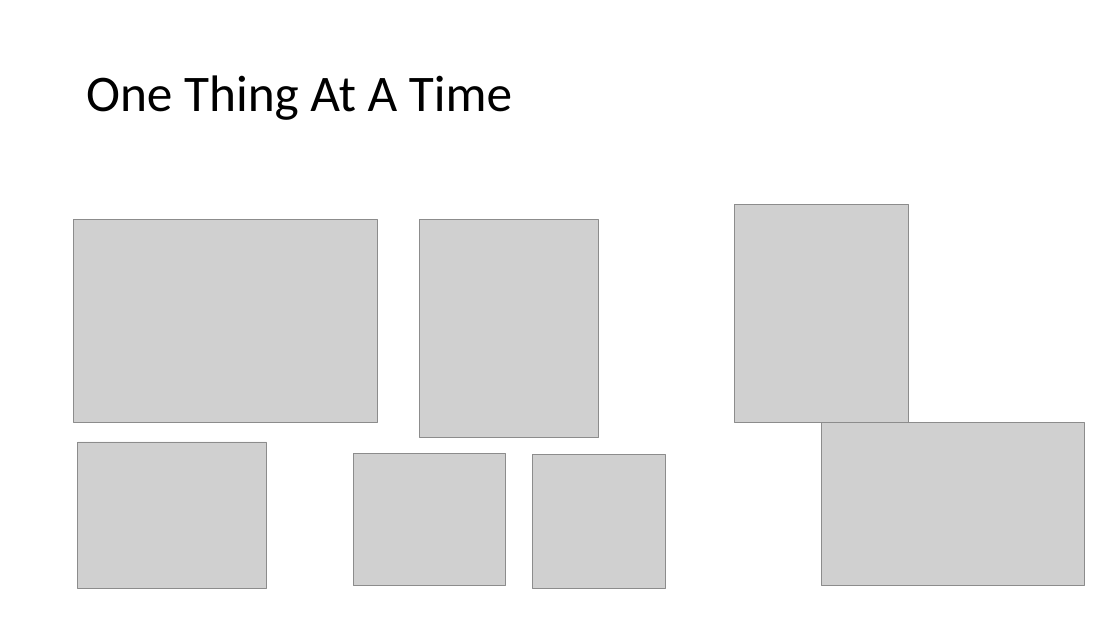
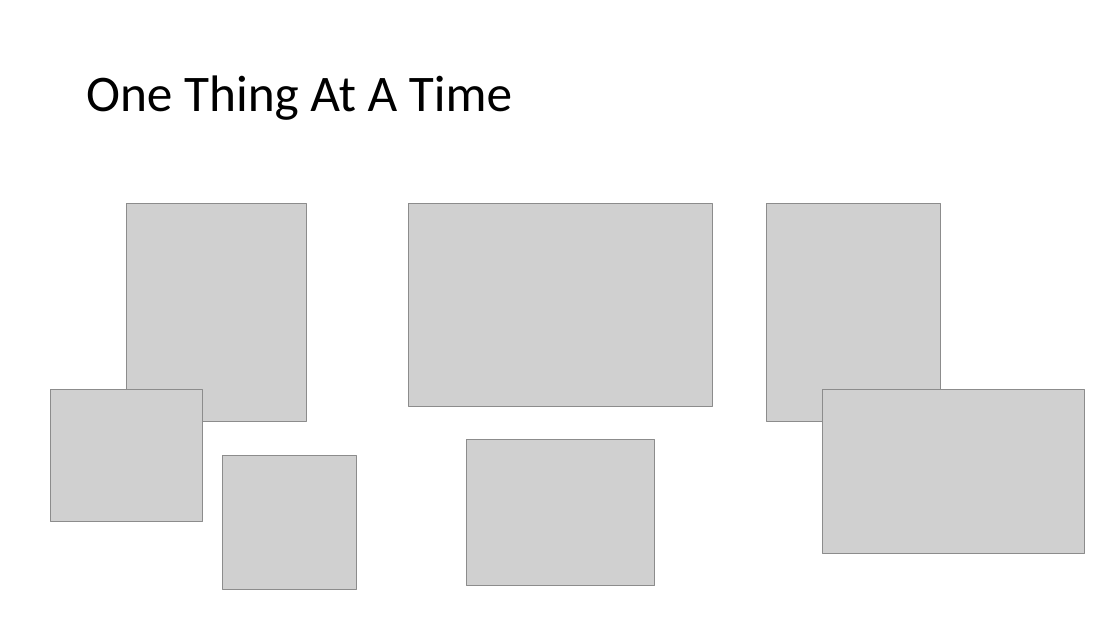
Before and after one commit to jamessdixon/REPL-Driven-Development, a slide deck: slide 8 of REPL-Driven-Development.pptx. Drawn at 1120x630 pixels with LibreOffice and Linux fonts; fonts in the diff are those of the drawing; grey boxes stand for pictures. Boxes give left, top, right and bottom in pixels: in the first picture for what was removed or moved away, otherwise in the second. Text is boxed around its words. In the diff, an @@ line names an element or a change of style, - is before the commit and + after.

```diff
--- a/REPL-Driven-Development.pptx
+++ b/REPL-Driven-Development.pptx
@@ picture: place and size @@
-picture at <box>419,220,599,438</box>
+picture at <box>127,203,307,421</box>
@@ picture: place and size @@
-picture at <box>74,220,377,423</box>
+picture at <box>409,204,712,407</box>
@@ picture: place and size @@
-picture at <box>735,204,909,422</box>
+picture at <box>767,203,941,421</box>
@@ picture: place and size @@
-picture at <box>354,454,506,586</box>
+picture at <box>50,390,202,522</box>
@@ picture: place and size @@
-picture at <box>822,423,1084,586</box>
+picture at <box>823,390,1085,554</box>
@@ picture: place and size @@
-picture at <box>78,442,267,588</box>
+picture at <box>466,439,655,586</box>
@@ picture: place and size @@
-picture at <box>532,455,665,588</box>
+picture at <box>223,456,356,590</box>
```
Also in this commit, not shown: 8 other slides changed, 24 other files.
